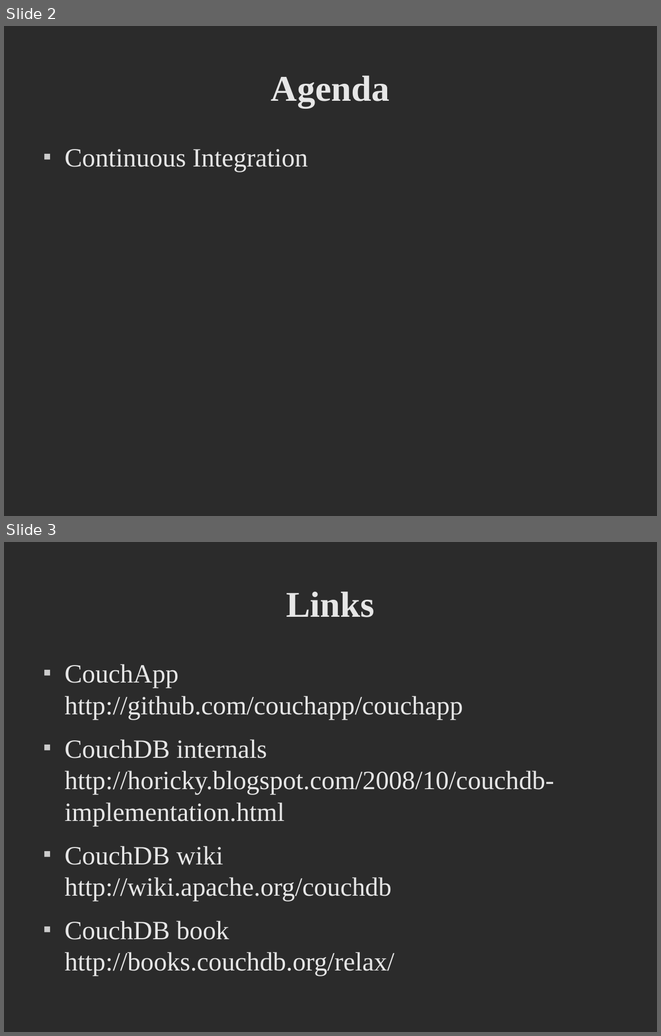
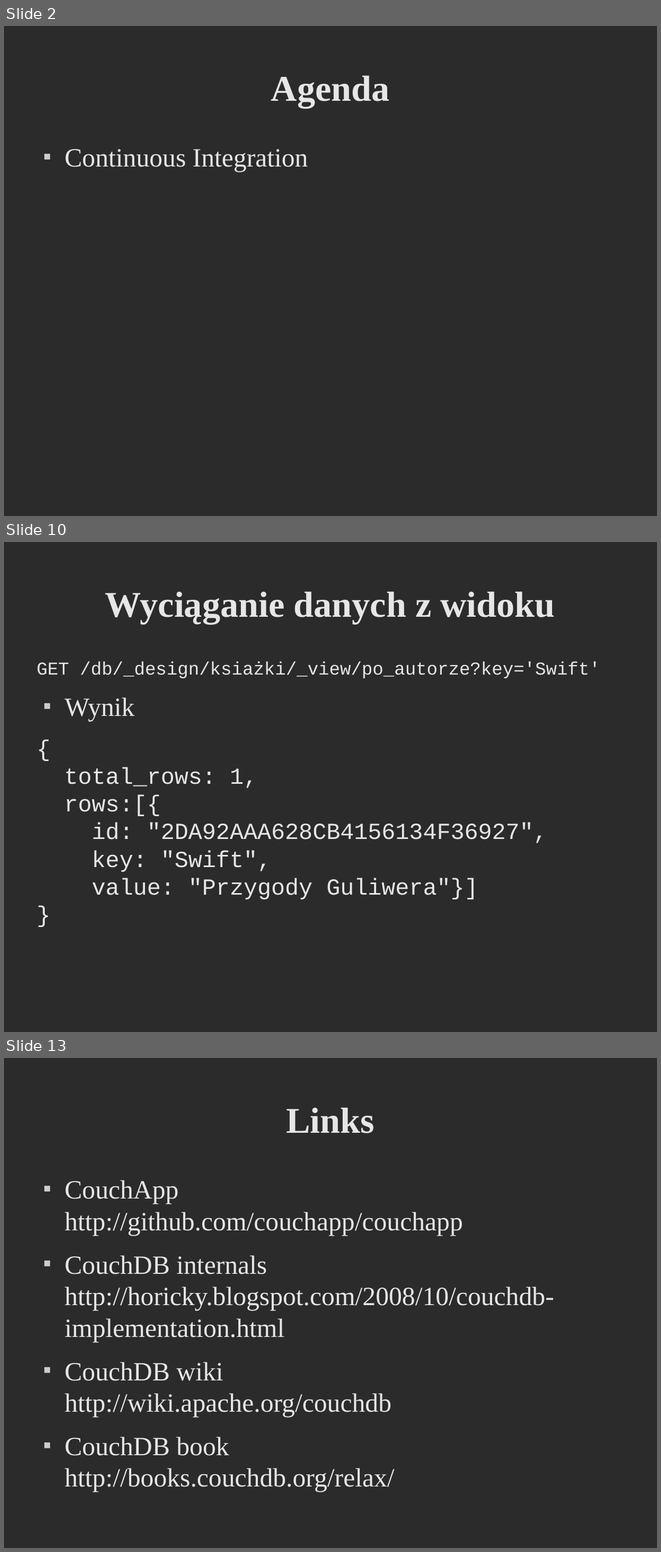
Before and after one commit to godfryd/checking-couchdb, a slide deck: checking-couchdb.odp. Shown one above the other, each under a label of ours: slides 2 and 3 before the commit, slides 2, 10 and 13 after it; the slides between them are not shown. The pictures are 661x1036 and 661x1552 pixels, drawn with LibreOffice and Linux fonts; fonts in the diff are those of the drawing; background and template pictures are left out; a plain dark background stands for a picture behind light text. Boxes give left, top, right and bottom in pixels: in the first picture for what was removed or moved away, otherwise in the second. Text is boxed around its words. In the diff, an @@ line names an element or a change of style, - is before the commit and + after.

```diff
--- a/checking-couchdb.odp
+++ b/checking-couchdb.odp
@@ slide 10 added at (4, 542, 657, 1032), background picture (left out) @@
@@ title added at (105, 591, 555, 624), 44 pt, text #E6E6E6, bold @@
+Wyciąganie danych z widoku
@@ text added at (37, 661, 600, 899), 28 pt, text #E6E6E6 @@
+GET /db/_design/ksiażki/_view/po_autorze?key='Swift'
+■ Wynik
+{
+total_rows: 1,
+rows:[{
+id: "2DA92AAA628CB4156134F36927",
+key: "Swift",
+value: "Przygody Guliwera"}]
+}
@@ what was slide 3 is now slide 13 @@
```
Also in this commit, not shown: 10 other slides added, 1 other file.
